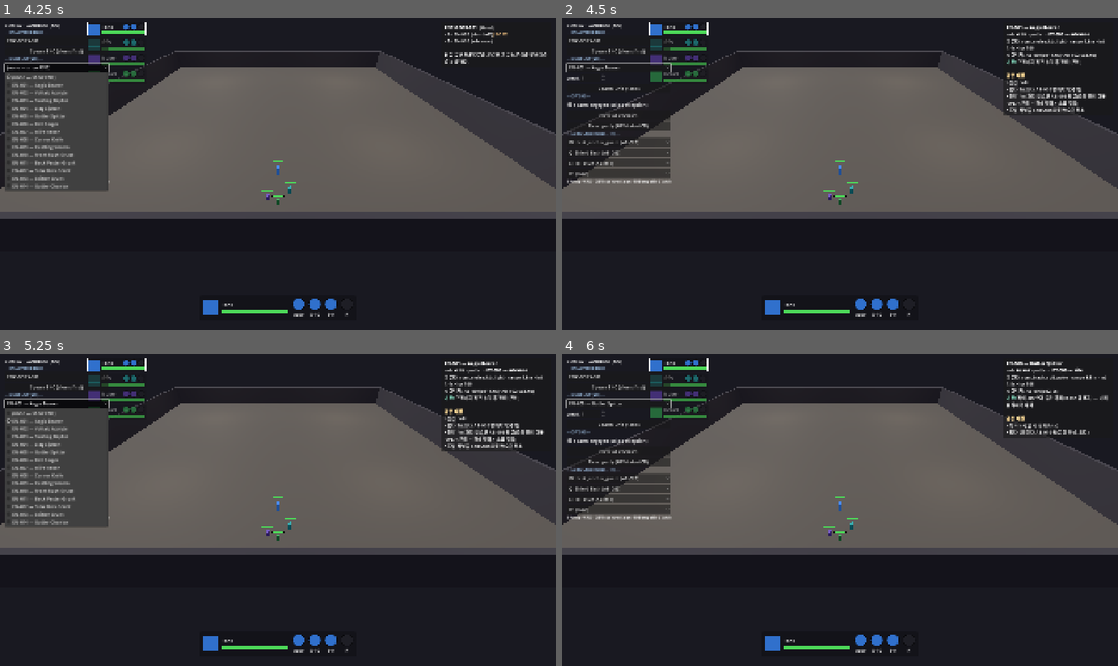
Above: before the commit, frames 1-4 (two rows, left to right).
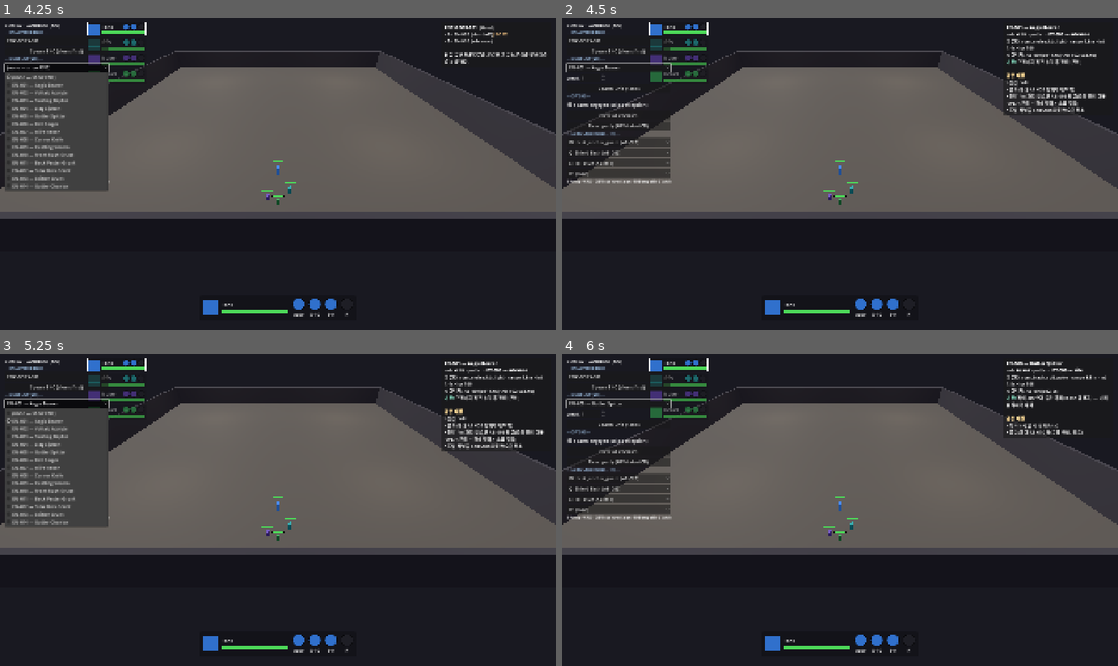
Above: after the commit, the same moments.

Repository: haepari1019/project_tdc_game
Game: Godot game, scene res://scenes/dev/combat_sandbox.tscn
Two runs of this game, one before a commit and one after it. Both use one fixed random seed, a clock stepped at 60 frames per second and the inputs below. This scene is started directly instead of the project's main scene.
Inputs:
- Up to frame 1 (4.25 s): click "spawn engaged (skip perceptio…" at 0.5 s; click "spawn engaged (skip perceptio…" at 1.25 s; click "ENC-BOSS-001" at 2 s; click "Spawn ENC (clears first)" at 2.75 s; click "(none — show ENC)" at 3.5 s
- Up to frame 2 (4.5 s): click "Spawn Unit (+add)" at 4.25 s
- Up to frame 3 (5.25 s): click "EN-001 — Aegis Bearer" at 5 s
- Up to frame 4 (6 s): click "Clear all enemies" at 5.75 s

Frame 1 is identical in both runs. In frame 2, 0.1% of the frame differs, in the area x 80-94%, y 22-24%; in frame 3, 0.1%; in frame 4, 0.2%, in the area x 80-95%, y 24-26%.

Commit message:
fix: 샌드박스 검증 문구 every_n → 쿨 기반 (EN-001/002/004/005/006/007)
시그니처 발동이 AB cooldown_s 기반으로 바뀐 것(a0ad206) 반영 누락 수정.
'평타 N회마다' → '쿨 Ns마다' (AB-002=3·004=5·008=2.5·010=2·011=5·012=4초).

Co-Authored-By: Claude Opus 4.8 <noreply@anthropic.com>

Diff:
--- a/scripts/dev/combat_sandbox.gd
+++ b/scripts/dev/combat_sandbox.gd
@@ -34,13 +34,13 @@
 # Per-enemy 검증 체크리스트 (info 패널 우상단). 거동(engage)·기본타·시그니처는 라이브 데이터에서
 # 읽고, 아래는 "이걸 눈으로 확인" 가이드.
 const UNIT_VERIFY := {
-	"EN-001": "• 전선 hold\n• 평타 3회마다 AB-002 방패치기(넉백)\n• 전방 4m 파티 있으면 AB-099 도발(조작 멤버 이동·Q/E/R 잠김 + 강제 평타 + 스왑 탈출)\n• 도발 채널을 Toll Stun으로 끊으면 취소",
-	"EN-002": "• 사거리서 hold·안 도망(standoff)\n• 평타 4회마다 AB-004 1.0s 충전 → 2x 한 방 + Shock 둔화\n• BOSS-001로 띄우면 50%HP에서 충전 빨라짐 + 스턴 저항",
+	"EN-001": "• 전선 hold\n• 쿨 3s마다 AB-002 방패치기(넉백)\n• 전방 4m 파티 있으면 AB-099 도발(조작 멤버 이동·Q/E/R 잠김 + 강제 평타 + 스왑 탈출)\n• 도발 채널을 Toll Stun으로 끊으면 취소",
+	"EN-002": "• 사거리서 hold·안 도망(standoff)\n• 쿨 5s마다 AB-004 1.0s 충전 → 2x 한 방 + Shock 둔화\n• BOSS-001로 띄우면 50%HP에서 충전 빨라짐 + 스턴 저항",
 	"EN-003": "• 측면 arc로 접근(orbit)\n• 갭 생기면 AB-006 크라우치 → 직선 돌진(갭클로즈, 데미지 X)",
-	"EN-004": "• zone 고수, 타겟이 멀어지면 앵커 복귀(추격 X)\n• 평타 3회마다 AB-008 착탄 splash(주변 파티원도 피해)\n• 원소 장판(AB-009 등)은 F-027 미구현",
-	"EN-005": "• 적 4m 진입 시 후퇴(kite)\n• 평타 2회마다 AB-010 독(둔화 아님, 도트)",
-	"EN-006": "• 때리고 짧게 빠짐(probe)\n• 평타 2회마다 AB-011 스턴",
-	"EN-007": "• 사거리 hold(standoff)\n• 평타 3회마다 AB-012 hex 둔화(보라 룬탄)\n• 원소 zone(AB-036/040/041/043)은 F-027 미구현",
+	"EN-004": "• zone 고수, 타겟이 멀어지면 앵커 복귀(추격 X)\n• 쿨 2.5s마다 AB-008 착탄 splash(주변 파티원도 피해)\n• 원소 장판(AB-009 등)은 F-027 미구현",
+	"EN-005": "• 적 4m 진입 시 후퇴(kite)\n• 쿨 2s마다 AB-010 독(둔화 아님, 도트)",
+	"EN-006": "• 때리고 짧게 빠짐(probe)\n• 쿨 5s마다 AB-011 스턴",
+	"EN-007": "• 사거리 hold(standoff)\n• 쿨 4s마다 AB-012 hex 둔화(보라 룬탄)\n• 원소 zone(AB-036/040/041/043)은 F-027 미구현",
 	"EN-008": "• 측면 접근(orbit)\n• 갭 생기면 AB-013 백스탭 돌진(1.5x + 넉백)",
 	"EN-009": "• 링 포위(surround) — count 여러 개로 띄워야 의미\n• rom_swarm_nip 평타만",
 	"EN-010": "• 직진 추격(advance)\n• rom_fodder_melee_tap 평타",
